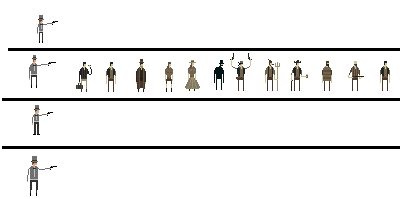
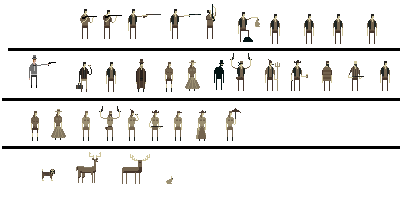
Layer changes from the first 400×199 image to the second:
renamed "Layer 3" to "Layer 12", painted on it over [left=27, top=4, right=377, bottom=196]
